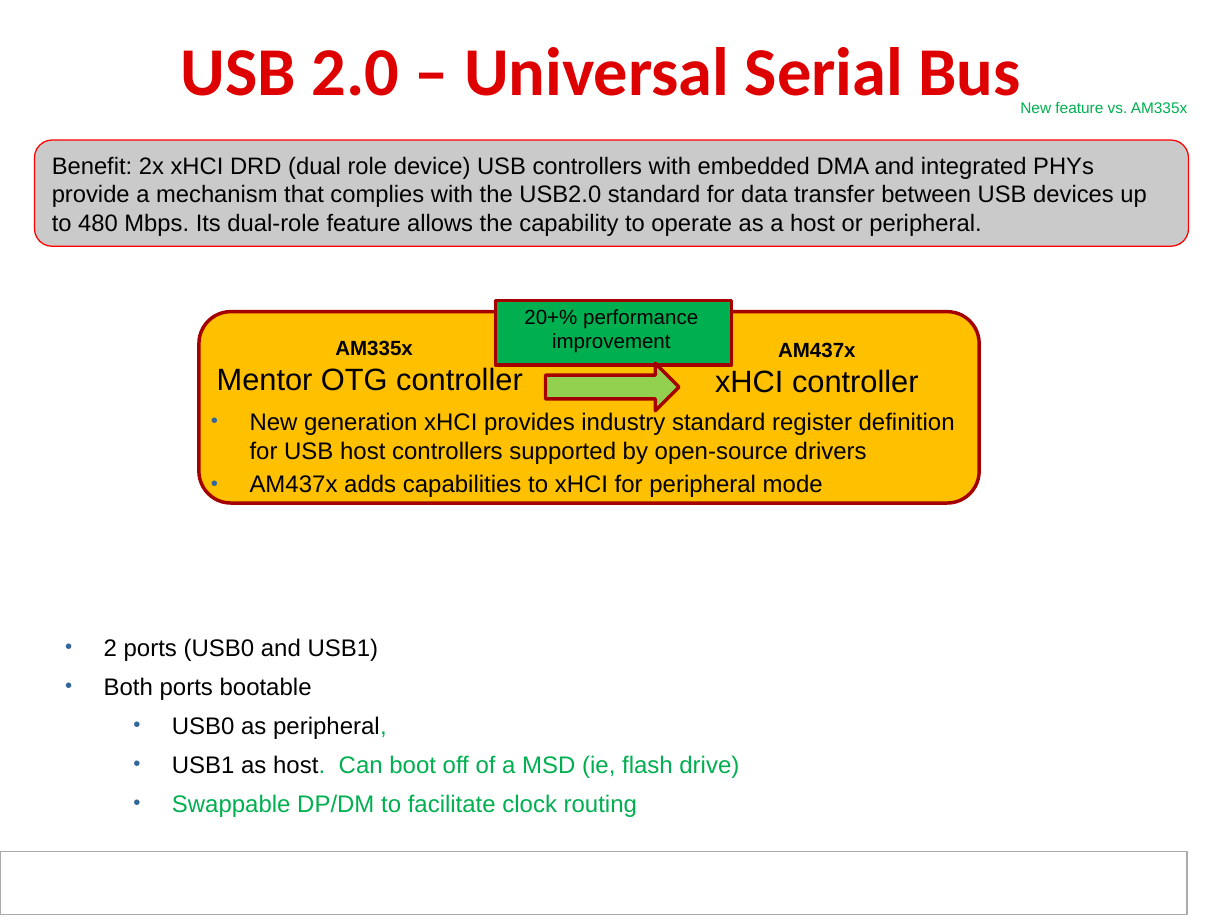
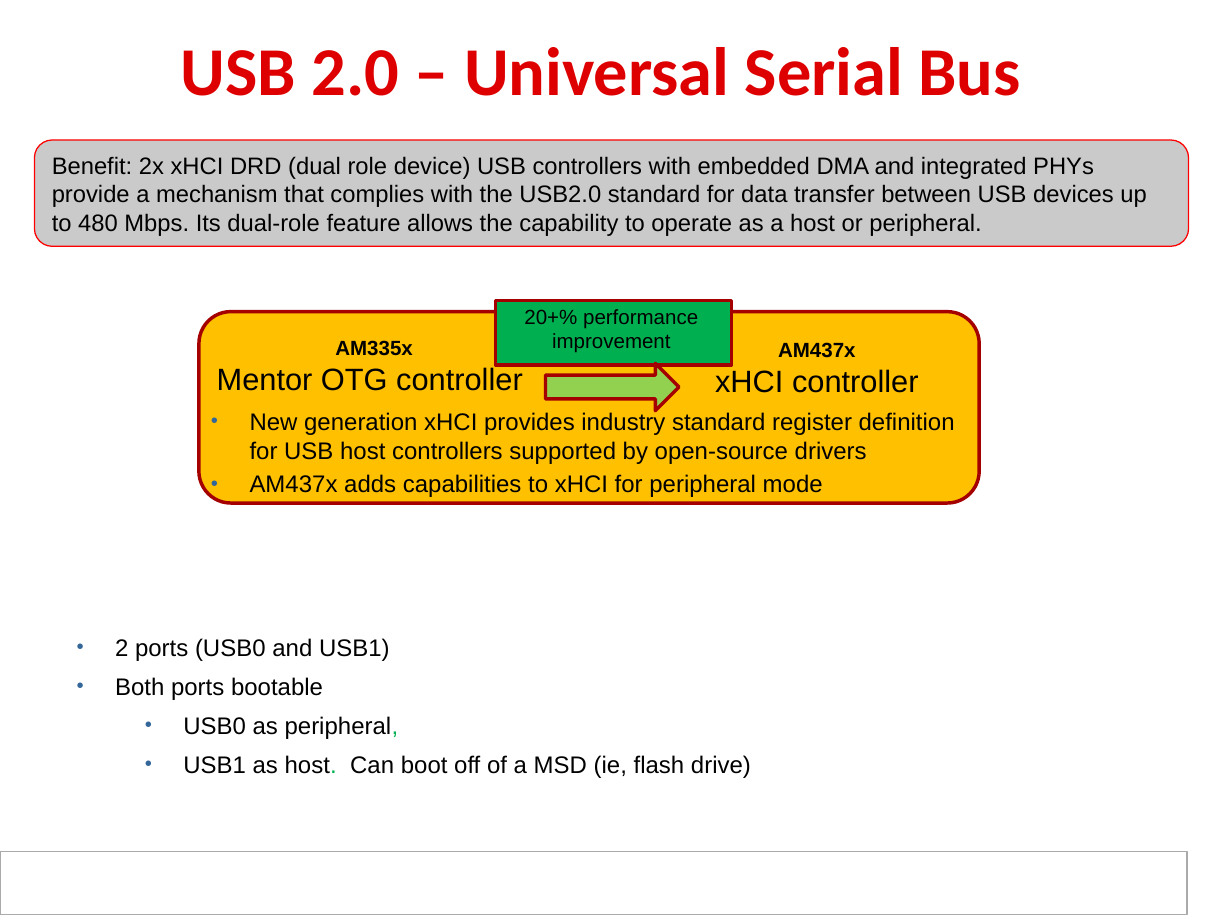
Before and after one commit to hari1989/keystone-workshop, a slide deck: slide 24 of preliminary/Working/presentations/Sitara/Ran_sitara_boot_camp_am437x_technical_overview_final.pptx. Drawn at 1232x924 pixels with LibreOffice and Linux fonts; fonts in the diff are those of the drawing; background and template pictures are left out. Boxes give left, top, right and bottom in pixels: in the first picture for what was removed or moved away, otherwise in the second. Text is boxed around its words. In the diff, an @@ line names an element or a change of style, - is before the commit and + after.

```diff
--- a/preliminary/Working/presentations/Sitara/Ran_sitara_boot_camp_am437x_technical_overview_final.pptx
+++ b/preliminary/Working/presentations/Sitara/Ran_sitara_boot_camp_am437x_technical_overview_final.pptx
@@ text removed at [1020,102,1188,113] @@
-New feature vs. AM335x
@@ text "2 ports (USB0 and USB1)": place and size @@
-text "2 ports (USB0 and USB1)" at [104,638,739,817]
+text "2 ports (USB0 and USB1)" at [115,638,751,778]
@@ text at [183,755,751,778]: text colour #00B050 to #000000 in "Can boot off of a MSD (ie, ..." @@
@@ text at [172,794,637,817]: paragraph removed @@
-  • Swappable DP/DM to facilitate clock routing
```
Also in this commit, not shown: 15 other slides changed, 1 slide removed.
